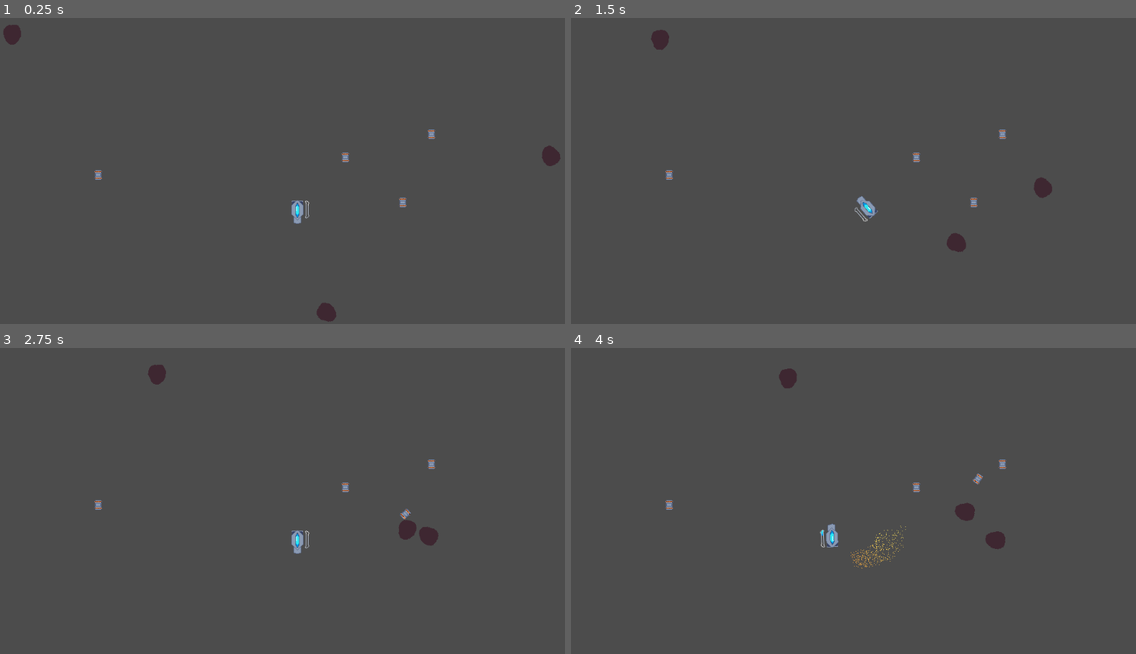
Above: before the commit, frames 1-4 (two rows, left to right).
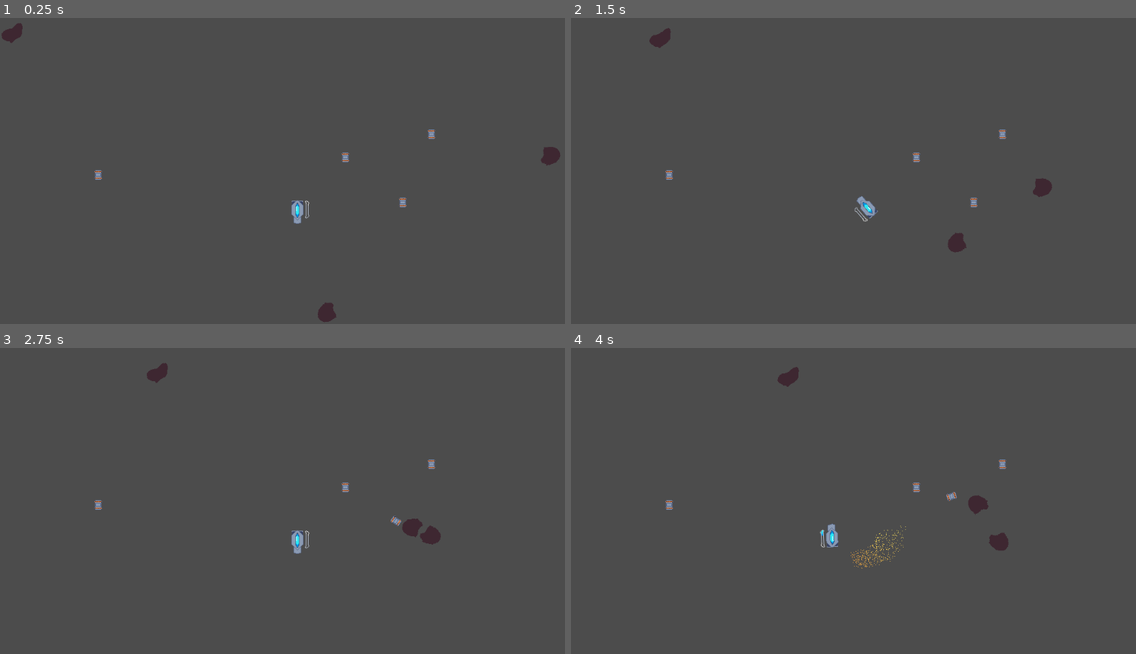
Above: after the commit, the same moments.

Repository: UnwarySage/Subthermal
Game: Godot game, scene res://level/Main.tscn
The game is run twice, just before and just after one commit, with the same random seed, the same clock (stepped at 60 frames per second) and the same inputs.
Inputs:
- Up to frame 1 (0.25 s): no input
- Up to frame 2 (1.5 s): hold D (player_turn_right) 0.53-1.28 s; hold Down (player_brake) from 1.28 s (still down)
- Up to frame 3 (2.75 s): release Down (player_brake) at 2.03 s; hold D (player_turn_right) from 2.03 s (still down)
- Up to frame 4 (4 s): release D (player_turn_right) at 2.78 s; hold W (player_forward) 2.78-3.53 s; hold A (player_turn_left) from 3.53 s (still down)

The runs differ from the first frame. In frame 1, 0.1% of the frame differs, in the area x 0-100%, y 1-100%; in frame 2, 0.1%; in frame 3, 0.3%; in frame 4, 0.5%, in the area x 36-78%, y 6-67%.

Commit message:
asteroids have variety

Diff:
--- /dev/null
+++ b/game/entities/asteroid/Asteroid1.tscn
@@ -0,0 +1,16 @@
+[gd_scene load_steps=3 format=2]
+
+[ext_resource path="res://entities/asteroid/AsteroidTemplate.tscn" type="PackedScene" id=1]
+[ext_resource path="res://entities/asteroid/asteroid1.png" type="Texture" id=2]
+
+[node name="AsteroidBody" instance=ExtResource( 1 )]
+
+[node name="AsteroidSprite" parent="." index="0"]
+
+texture = ExtResource( 2 )
+_sections_unfolded = [ "Transform" ]
+
+[node name="CollisionPolygon2D" parent="." index="1"]
+
+position = Vector2( 1, 1 )
+polygon = PoolVector2Array( -6, -12, 11, -11, 16, -6, 20, 2, 11, 5, 4, 19, -9, 15, -16, 7, -18, -2, -14, -7 )
--- /dev/null
+++ b/game/entities/asteroid/Asteroid2.tscn
@@ -0,0 +1,5 @@
+[gd_scene load_steps=2 format=2]
+
+[ext_resource path="res://entities/asteroid/AsteroidTemplate.tscn" type="PackedScene" id=1]
+
+[node name="AsteroidBody" instance=ExtResource( 1 )]
--- /dev/null
+++ b/game/entities/asteroid/Asteroid3.tscn
@@ -0,0 +1,14 @@
+[gd_scene load_steps=3 format=2]
+
+[ext_resource path="res://entities/asteroid/AsteroidTemplate.tscn" type="PackedScene" id=1]
+[ext_resource path="res://entities/asteroid/asteroid3.png" type="Texture" id=2]
+
+[node name="AsteroidBody" instance=ExtResource( 1 )]
+
+[node name="AsteroidSprite" parent="." index="0"]
+
+texture = ExtResource( 2 )
+
+[node name="CollisionPolygon2D" parent="." index="1"]
+
+polygon = PoolVector2Array( 6, -18, 21, -14, 20, -1, 18, 16, 3, 28, -9, 26, -22, 10, -6, 1, -5, -10 )
--- /dev/null
+++ b/game/entities/asteroid/Asteroid4.tscn
@@ -0,0 +1,14 @@
+[gd_scene load_steps=3 format=2]
+
+[ext_resource path="res://entities/asteroid/AsteroidTemplate.tscn" type="PackedScene" id=1]
+[ext_resource path="res://entities/asteroid/asteroid4.png" type="Texture" id=2]
+
+[node name="AsteroidBody" instance=ExtResource( 1 )]
+
+[node name="AsteroidSprite" parent="." index="0"]
+
+texture = ExtResource( 2 )
+
+[node name="CollisionPolygon2D" parent="." index="1"]
+
+polygon = PoolVector2Array( -7, -5, 10, -17, 15, -18, 16, -14, 17, 0, 13, 6, 0, 17, -12, 13, -18, 8, -18, 3, -12, -3 )
--- /dev/null
+++ b/game/entities/asteroid/AsteroidFactory.gd
@@ -0,0 +1,16 @@
+extends RigidBody2D
+export (PackedScene) var asteroid1
+export (PackedScene) var asteroid2
+export (PackedScene) var asteroid3
+export (PackedScene) var asteroid4
+
+func _on_Timer_timeout():
+	var option_list = [asteroid1, asteroid2, asteroid3,asteroid4]
+	var count = option_list.size()
+	var chosen = option_list[(rand_range(0,count))].instance()
+	self.get_parent().add_child(chosen)
+	chosen.linear_velocity = self.linear_velocity
+	chosen.global_position = self.global_position
+	chosen.rotation = self.rotation
+	print(self.global_position)
+	self.queue_free()
--- /dev/null
+++ b/game/entities/asteroid/AsteroidFactory.tscn
@@ -0,0 +1,42 @@
+[gd_scene load_steps=6 format=2]
+
+[ext_resource path="res://entities/asteroid/AsteroidFactory.gd" type="Script" id=1]
+[ext_resource path="res://entities/asteroid/Asteroid1.tscn" type="PackedScene" id=2]
+[ext_resource path="res://entities/asteroid/Asteroid2.tscn" type="PackedScene" id=3]
+[ext_resource path="res://entities/asteroid/Asteroid3.tscn" type="PackedScene" id=4]
+[ext_resource path="res://entities/asteroid/Asteroid4.tscn" type="PackedScene" id=5]
+
+[node name="AsteroidFactory" type="RigidBody2D"]
+
+input_pickable = false
+collision_layer = 1
+collision_mask = 1
+mode = 0
+mass = 1.0
+friction = 1.0
+bounce = 0.0
+gravity_scale = 1.0
+custom_integrator = false
+continuous_cd = 0
+contacts_reported = 0
+contact_monitor = false
+sleeping = false
+can_sleep = true
+linear_velocity = Vector2( 0, 0 )
+linear_damp = -1.0
+angular_velocity = 0.0
+angular_damp = -1.0
+script = ExtResource( 1 )
+asteroid1 = ExtResource( 2 )
+asteroid2 = ExtResource( 3 )
+asteroid3 = ExtResource( 4 )
+asteroid4 = ExtResource( 5 )
+
+[node name="Timer" type="Timer" parent="." index="0"]
+
+process_mode = 1
+wait_time = 0.01
+one_shot = false
+autostart = true
+
+[connection signal="timeout" from="Timer" to="." method="_on_Timer_timeout"]
--- a/game/entities/player/Ship.tscn
+++ b/game/entities/player/Ship.tscn
@@ -80,7 +80,7 @@
 anim_loop = false
 _sections_unfolded = [ "Color", "Emission Shape", "Flags", "Hue Variation", "Initial Velocity", "Linear Accel", "Spread" ]
 
-[node name="ShipBody" type="RigidBody2D" groups=[
+[node name="ShipBody" type="RigidBody2D" index="0" groups=[
 "has_temperature",
 "ship",
 "player",
@@ -149,6 +149,7 @@
 margin_right = 32.0
 margin_bottom = 17.0
 rect_pivot_offset = Vector2( 0, 0 )
+rect_clip_content = false
 mouse_filter = 0
 mouse_default_cursor_shape = 0
 size_flags_horizontal = 1
--- a/game/level/BarrageHandler.gd
+++ b/game/level/BarrageHandler.gd
@@ -8,6 +8,7 @@
 func _process(delta):
 	for present_node in get_tree().get_nodes_in_group("has_temperature"):
 		present_node.connect("overheated", self, "tracking")
+		present_node.remove_from_group("has_temperature")
 
 func tracking(pos):
 	if(!active_track):
--- a/game/level/Main.tscn
+++ b/game/level/Main.tscn
@@ -4,7 +4,7 @@
 [ext_resource path="res://entities/player/Ship.tscn" type="PackedScene" id=2]
 [ext_resource path="res://entities/cannister/Cannister.tscn" type="PackedScene" id=3]
 [ext_resource path="res://level/Spawner.gd" type="Script" id=4]
-[ext_resource path="res://entities/asteroid/AsteroidTemplate.tscn" type="PackedScene" id=5]
+[ext_resource path="res://entities/asteroid/AsteroidFactory.tscn" type="PackedScene" id=5]
 [ext_resource path="res://level/BarrageHandler.gd" type="Script" id=6]
 [ext_resource path="res://entities/reticule/Reticule.tscn" type="PackedScene" id=7]
 
@@ -16,7 +16,7 @@
 }
 _sections_unfolded = [ "Resource" ]
 
-[node name="level" type="Node2D" index="0"]
+[node name="level" type="Node2D"]
 
 script = ExtResource( 1 )
 
--- a/game/level/Spawner.gd
+++ b/game/level/Spawner.gd
@@ -14,7 +14,7 @@
     # set the mob's direction perpendicular to the path direction
     var direction = $SpawnLocation.rotation + PI/2
     # set the mob's position to a random location
-    spawn.position = $SpawnLocation.position
+    spawn.global_position = $SpawnLocation.global_position
     # add some randomness to the direction
     direction += rand_range(-PI/4, PI/4)
     spawn.rotation = direction
@@ -28,4 +28,3 @@
 
 func obj_spawn_requested(type):
 	spawn_obj(scene_from_type(type))
-	print("GAMEKEEPER:spawned " + type)
